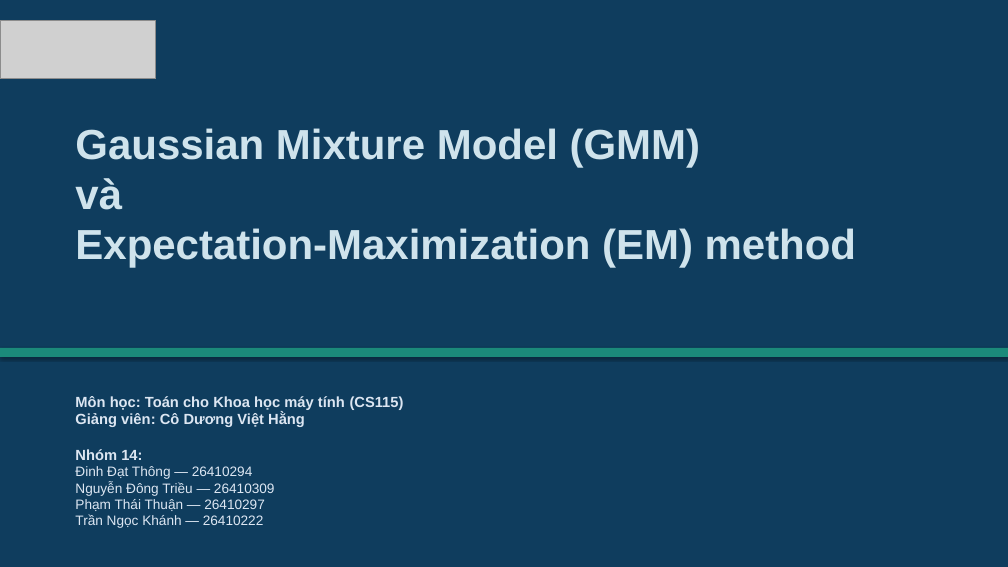
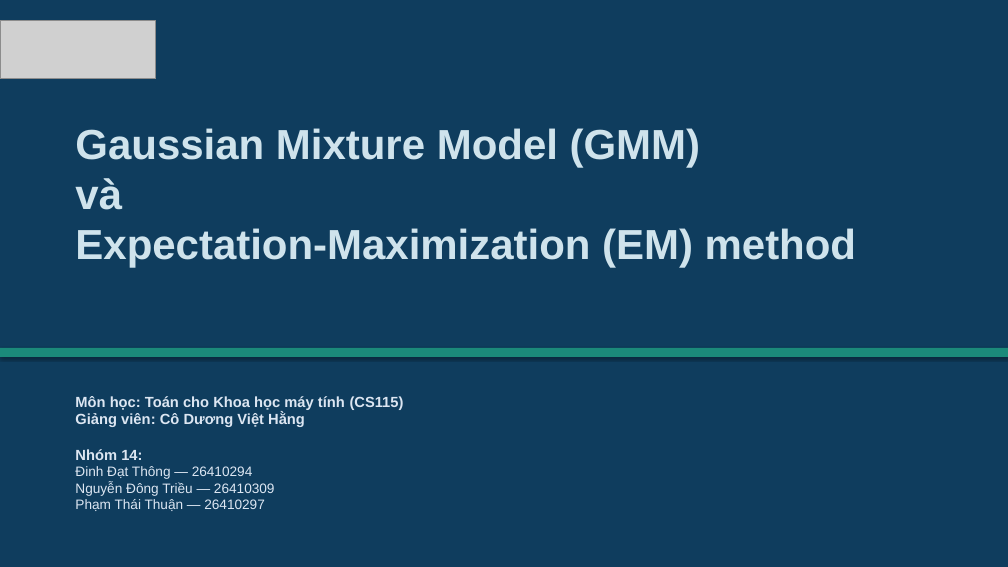
Before and after one commit to dinhdatthong1809/gaussian-mixture-model, a slide deck: slide 1 of Slide.pptx. Drawn at 1008x567 pixels with LibreOffice and Linux fonts; fonts in the diff are those of the drawing; grey boxes stand for pictures. Boxes give left, top, right and bottom in pixels: in the first picture for what was removed or moved away, otherwise in the second. Text is boxed around its words. In the diff, an @@ line names an element or a change of style, - is before the commit and + after.

```diff
--- a/Slide.pptx
+++ b/Slide.pptx
@@ text at bbox=[75, 515, 264, 528]: paragraph removed @@
-Trần Ngọc Khánh — 26410222
```
Also in this commit, not shown: 7 other slides changed, 29 slides added, 4 slides removed.
